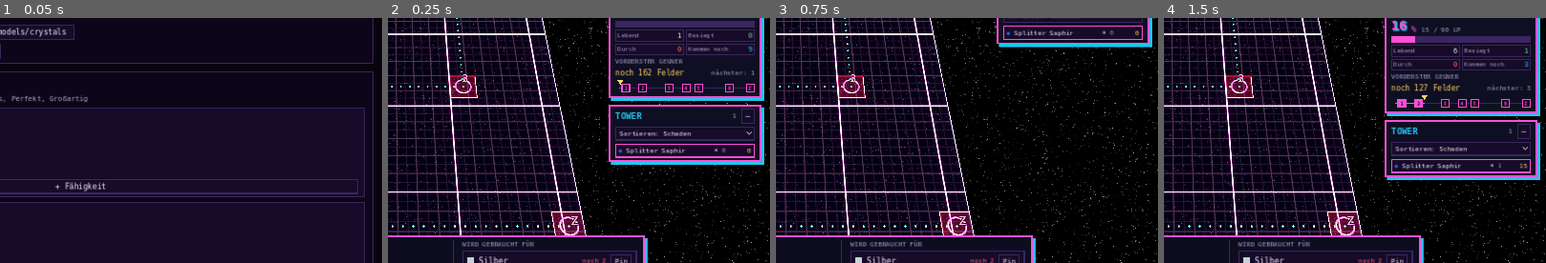
Above: before the commit, frames 1-4 (left to right).
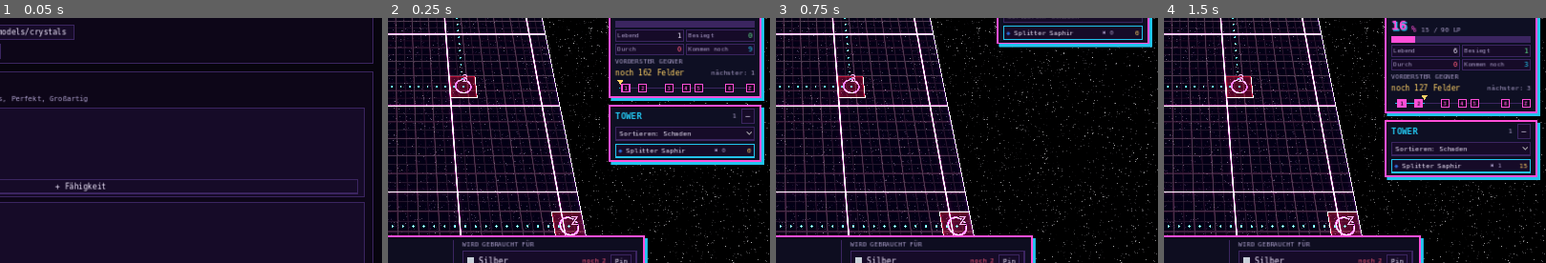
Above: after the commit, the same moments.

Repository: Tulkor/GemTD
Game: Godot game, scene res://tests/smoke_test.tscn
Two runs of this game, one before a commit and one after it. Both use one fixed random seed, a clock stepped at 60 frames per second and the inputs below. This scene is started directly instead of the project's main scene.
Inputs:
- Up to frame 1 (0.05 s): no input
- Up to frame 2 (0.25 s): no input
- Up to frame 3 (0.75 s): click "–" at 0.5 s
- Up to frame 4 (1.5 s): click "+" at 1.25 s
The pictures show only the part of the screen within x 50-100%, y 35-85%; the shares and areas given below are measured in that part.

Frame 1 is identical in both runs. In frame 2, 0.4% of the frame differs, in the area x 59-96%, y 51-58%; in frame 3, 0.3%; in frame 4, 0.4%.

Commit message:
Tower-Liste: kombinierbare Tower nur blau unterstrichen statt Rahmen
Co-Authored-By: Claude Opus 5.5 (1M context) <noreply@anthropic.com>
Claude-Session: https://claude.ai/code/session_01SneAUyTQ7Ei1eZiBt2kj5x

Diff:
--- a/scripts/game/tower_list.gd
+++ b/scripts/game/tower_list.gd
@@ -2,7 +2,7 @@
 extends PanelContainer
 ## Tower-Liste rechts unter dem Gegner-Fenster: alle fertigen Tower auf dem Feld, scrollbar und sortierbar.
 ## Klick wählt den Tower aus, Doppelklick fährt die Kamera hin. Einklappbar.
-## Tower, die mit anderen fertigen Towern auf dem Feld ein Rezept ergeben, haben einen hellblauen Rahmen.
+## Tower, die mit anderen fertigen Towern auf dem Feld ein Rezept ergeben, haben einen hellblau unterstrichenen Namen.
 
 const SORTS := [["damage", "Sortieren: Schaden"], ["kills", "Sortieren: Kills"], ["name", "Sortieren: Name"]]
 
@@ -145,11 +145,12 @@
 		r.gem.add_theme_color_override("font_color", t.color)
 		r.kills.text = "✖ %d" % t.kills if t.can_attack() else "–"
 		r.damage.text = DpsMeter._fmt(t.total_damage) if t.can_attack() else tr("Aura")
-		# Ausgewählt: hellerer Grund und pinker Rand; kombinierbar: hellblauer Rand (gewinnt beim Rand)
 		var on: bool = sel == t
-		var border := UiTheme.CYAN if combinable.has(t) else (UiTheme.GOLD if on else Color.TRANSPARENT)
-		r.button.add_theme_stylebox_override("normal", UiTheme.box(UiTheme.PANEL_2 if on else UiTheme.BAR, border, 0, 2, 4))
-		r.combinable = combinable.has(t)
+		r.button.add_theme_stylebox_override("normal", UiTheme.box(UiTheme.PANEL_2 if on else UiTheme.BAR, UiTheme.CYAN if on else Color.TRANSPARENT, 0, 2, 4))
+		if r.combinable != combinable.has(t):
+			r.combinable = combinable.has(t)
+			r.name.set_meta("combinable", r.combinable)
+			r.name.queue_redraw()
 
 
 ## Spezial-Tower, die t zusammen mit anderen fertigen Towern auf dem Feld ergeben würde (Namen).
@@ -209,6 +210,7 @@
 	n.size_flags_horizontal = Control.SIZE_EXPAND_FILL
 	n.clip_text = true
 	n.text_overrun_behavior = TextServer.OVERRUN_TRIM_ELLIPSIS
+	n.draw.connect(_draw_underline.bind(n))
 	var k := UiUtil.label("", h, 11)
 	k.custom_minimum_size.x = 38
 	k.horizontal_alignment = HORIZONTAL_ALIGNMENT_RIGHT
@@ -220,6 +222,17 @@
 	for c in h.get_children():
 		c.mouse_filter = Control.MOUSE_FILTER_IGNORE
 	return {"button": b, "gem": gem, "name": n, "kills": k, "damage": d, "combinable": false}
+
+
+## Kombinierbar: Name hellblau unterstrichen, so breit wie der sichtbare Text.
+func _draw_underline(n: Label) -> void:
+	if not n.get_meta("combinable", false):
+		return
+	var font := n.get_theme_font("font")
+	var fs := n.get_theme_font_size("font_size")
+	var w := minf(font.get_string_size(n.text, HORIZONTAL_ALIGNMENT_LEFT, -1, fs).x, n.size.x)
+	var y := minf((n.size.y + font.get_height(fs)) * 0.5, n.size.y - 2.0)  # clip_text schneidet alles außerhalb ab
+	n.draw_rect(Rect2(0, y, w, 2), UiTheme.CYAN)
 
 
 ## Kamera auf den Tower fahren.
--- a/tests/smoke_test.gd
+++ b/tests/smoke_test.gd
@@ -368,7 +368,7 @@
 	tl.sort = "damage"
 	tl.focus(listed[0])
 	check(Vector2(game.camera_rig.target.x, game.camera_rig.target.z).distance_to(Vector2(listed[0].position.x, listed[0].position.z)) < 0.5, "Doppelklick fährt die Kamera zum Tower")
-	# Kombinierbare Tower haben einen hellblauen Rahmen: dafür kurz die Tower zu Zutaten eines Rezepts machen
+	# Kombinierbare Tower sind hellblau unterstrichen: dafür kurz die Tower zu Zutaten eines Rezepts machen
 	var combo_def := {}
 	for sid in Database.special_ids():
 		var cdef: Dictionary = Database.towers[sid]
@@ -386,12 +386,11 @@
 		tl.refresh()
 		var crow: Dictionary = tl.rows[listed[0].get_instance_id()]
 		var cname := Database.tower_label(combo_def.id, 0)
-		var cstyle: StyleBoxFlat = crow.button.get_theme_stylebox("normal")
-		check(crow.combinable and cstyle.border_color == UiTheme.CYAN and cname in tl.combos(listed[0]), "Tower-Liste: kombinierbarer Tower hat blauen Rahmen (%s)" % cname)
+		check(crow.combinable and crow.name.get_meta("combinable", false) and cname in tl.combos(listed[0]), "Tower-Liste: kombinierbarer Tower ist blau unterstrichen (%s)" % cname)
 		check(game.tower_options(listed[0]).any(func(o): return o.action == "combine" and o.id == combo_def.id), "Markierung passt zu den Kombinieren-Optionen")
 		listed[0].tower_id = "__none__"
 		tl.refresh()
-		check(not crow.combinable and not tl.rows[listed[1].get_instance_id()].combinable, "ohne passende Zutat kein blauer Rahmen")
+		check(not crow.combinable and not tl.rows[listed[1].get_instance_id()].combinable, "ohne passende Zutat nicht unterstrichen")
 		for i in listed.size():
 			listed[i].tower_id = saved[i][0]
 			listed[i].tier = saved[i][1]
